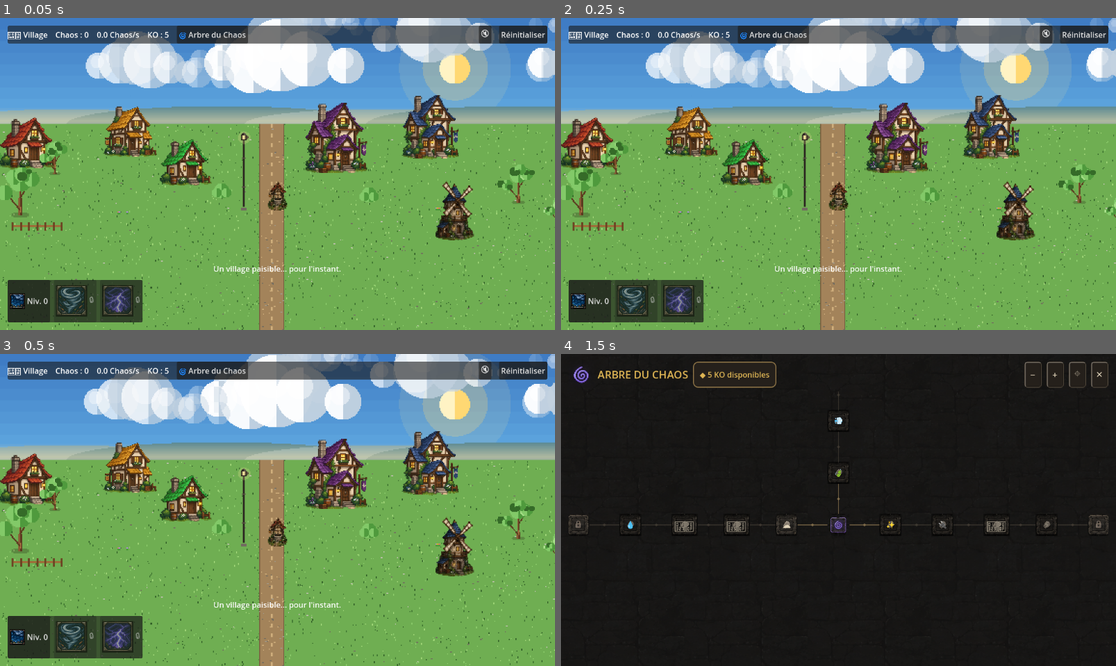
Above: before the commit, frames 1-4 (two rows, left to right).
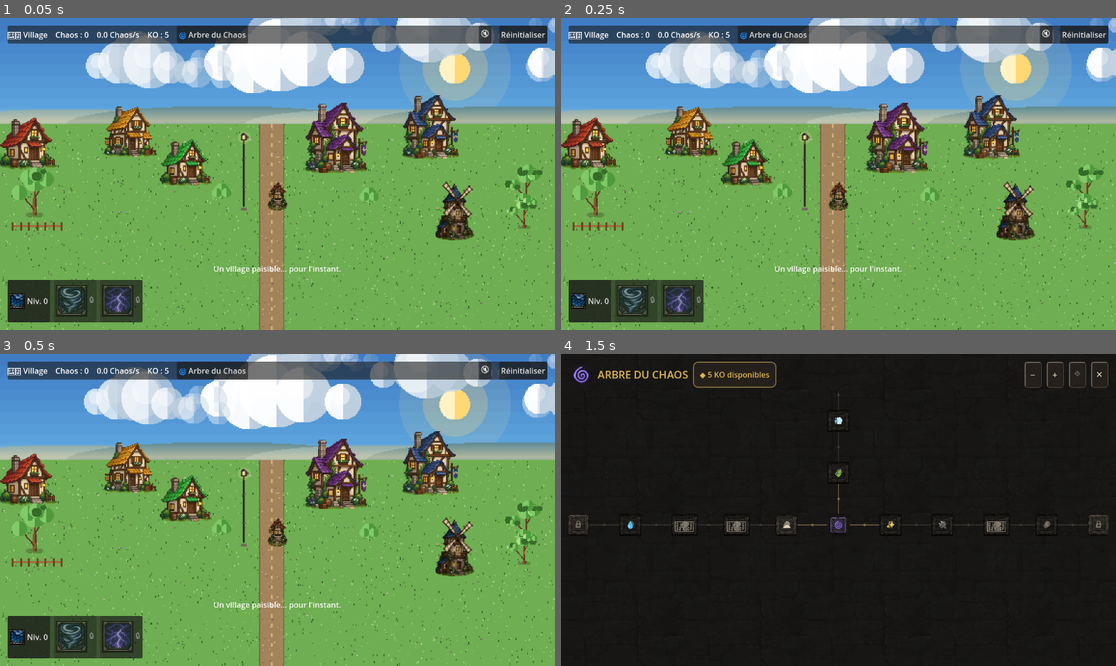
Above: after the commit, the same moments.

Repository: juanrobin09-stack/incrementale-godot
Game: Godot game, scene res://scenes/main.tscn
Two runs of this game, one before a commit and one after it. Both use one fixed random seed, a clock stepped at 60 frames per second and the inputs below.
Inputs:
- Up to frame 1 (0.05 s): no input
- Up to frame 2 (0.25 s): no input
- Up to frame 3 (0.5 s): no input
- Up to frame 4 (1.5 s): click "🌀 Arbre du Chaos" at 0.5 s; click "🔇" at 1.25 s

The runs differ from the first frame. In frame 1, 1.6% of the frame differs, in the area x 0-100%, y 39-68%; in frame 2, 1.6%; in frame 3, 1.6%; in frame 4, nothing differs.

Commit message:
Corrige un arbre pouvant encore chevaucher le moulin/puits/route
_add_trees() appelait _clear_of_rects() (contre maisons/moulin/route/
puits) puis _clear_of_circles() (contre les autres arbres) une seule
fois chacune par arbre. La 2e ne connaît pas les rectangles fixes et
pouvait renvoyer un arbre en plein dans l'un d'eux que la 1re venait
de lui faire quitter — confirmé par simulation (portage Python des
deux fonctions) comme un vrai va-et-vient entre deux points, pas une
convergence lente : plus de passes seules ne le stabilisent jamais.

Corrigé en rejouant les deux jusqu'à 3 fois, puis un dernier passage
rectangles sans condition qui a toujours le dernier mot — arriver un
peu près du feuillage d'un autre arbre plutôt qu'en plein dans un
bâtiment quand les deux contraintes ne peuvent pas être satisfaites en
même temps. Revérifié sur le même large panel de résolutions que le
reste de ce système : plus aucun arbre ne finit dans un rectangle fixe
qu'il pouvait réellement éviter. Les seuls cas encore imparfaits que
cette même vérification a fait remonter sont préexistants et sans
rapport (quelques ratios portrait très étroits déjà documentés comme
n'ayant aucune place totalement dégagée pour un arbre donné).

Co-Authored-By: Claude Sonnet 5 <noreply@anthropic.com>
Claude-Session: https://claude.ai/code/session_016yAC6ssaf6BSe8MTXBU3RM

Diff:
--- a/scripts/world/world_scene.gd
+++ b/scripts/world/world_scene.gd
@@ -163,6 +163,27 @@
 ## list _add_trees() resolves against, for the same reason the road
 ## itself just had to be added above: any real footprint a tree could
 ## otherwise spawn inside belongs in that one list.
+##
+## Flagged as still not quite right after that, at a couple of dense
+## aspect ratios specifically: a tree grazing the windmill. Root cause
+## wasn't the well/road addition itself but something both exposed —
+## _add_trees() ran _clear_of_rects() then _clear_of_circles() exactly
+## once each per tree, and the second has no notion of the fixed rects
+## at all, so it could push a tree straight back into one rects had just
+## cleared it from. Confirmed (small Python port of both functions,
+## same battery of resolutions) to be a genuine back-and-forth between
+## one specific pair of points, not slow convergence — more alternating
+## passes alone never settle it, only rects running last, unconditionally,
+## does. See _add_trees()'s own loop for the fix and why "close to
+## another tree's canopy" is the right thing to end up on instead of
+## "inside a building" when both can't be satisfied at once. That same
+## check also surfaced a couple of narrow-portrait ratios where a tree
+## already can't reach any fully clear spot at all within
+## TREE_MAX_PUSH_MUL's own budget (see this header's own tree section
+## above) — pre-existing and unrelated to this fix; letting rects win
+## just stops circles from silently overriding that into a position
+## that only looked clear by chance, at those same already-imperfect
+## ratios, rather than actually being any more clear than before.
 
 var entities: Node2D
 var _wind: WindEngine
@@ -539,8 +560,40 @@
 		var d = defs[i]
 		var canopy_r: float = float(d["width"]) * TREE_CANOPY_R_MUL
 		var pos: Vector2 = Vector2(gx.call(d["fx"]), gy.call(d["fy"]))
+		# Alternated, and always finished on a rects pass, rather than run
+		# once each: clearing the placed-tree circles has no notion of the
+		# fixed rects and can push a tree straight back into one that
+		# _clear_of_rects had just resolved it out of — confirmed directly
+		# (reported: a tree still grazing the windmill at a couple of dense
+		# aspect ratios), and confirmed to be a genuine back-and-forth, not
+		# slow convergence: at the exact reported spot, rects sends the
+		# tree to one point, circles sends it right back past the other,
+		# forever, so more alternating passes alone never settle it — only
+		# rects running LAST, unconditionally, does, and it's the right
+		# tiebreaker: ending up a bit close to another tree's canopy (soft,
+		# barely visible) beats ending up inside a building (hard, obvious).
+		# Simulated this exact loop in Python across this file's usual
+		# battery before writing it here, not just against the one reported
+		# case — every tree that could reach a spot clear of every fixed
+		# rect within TREE_MAX_PUSH_MUL now does, same as _clear_of_rects
+		# was already documented to guarantee on its own. The only
+		# still-imperfect cases the same check turned up are pre-existing
+		# and unrelated to this fix: a couple of narrow-portrait ratios
+		# already documented above (class header, TREE_MAX_PUSH_MUL) as
+		# having no fully clear spot for a given tree AT ALL — there,
+		# _clear_of_rects itself already settles short of fully clear
+		# once its own push cap is hit, with or without this loop; letting
+		# rects win here just stops that from being silently overridden
+		# by circles into a position that happened to look clear of rects
+		# purely by chance, at those exact same already-imperfect ratios,
+		# rather than actually being any more clear.
+		for _pass in range(3):
+			pos = _clear_of_rects(pos, canopy_r, house_rects, screen_x0, screen_x1)
+			var before_circles: Vector2 = pos
+			pos = _clear_of_circles(pos, canopy_r, placed)
+			if pos.is_equal_approx(before_circles):
+				break
 		pos = _clear_of_rects(pos, canopy_r, house_rects, screen_x0, screen_x1)
-		pos = _clear_of_circles(pos, canopy_r, placed)
 
 		var tree := TreeSprite.new()
 		tree.position = pos
Not shown, changed: README.md
